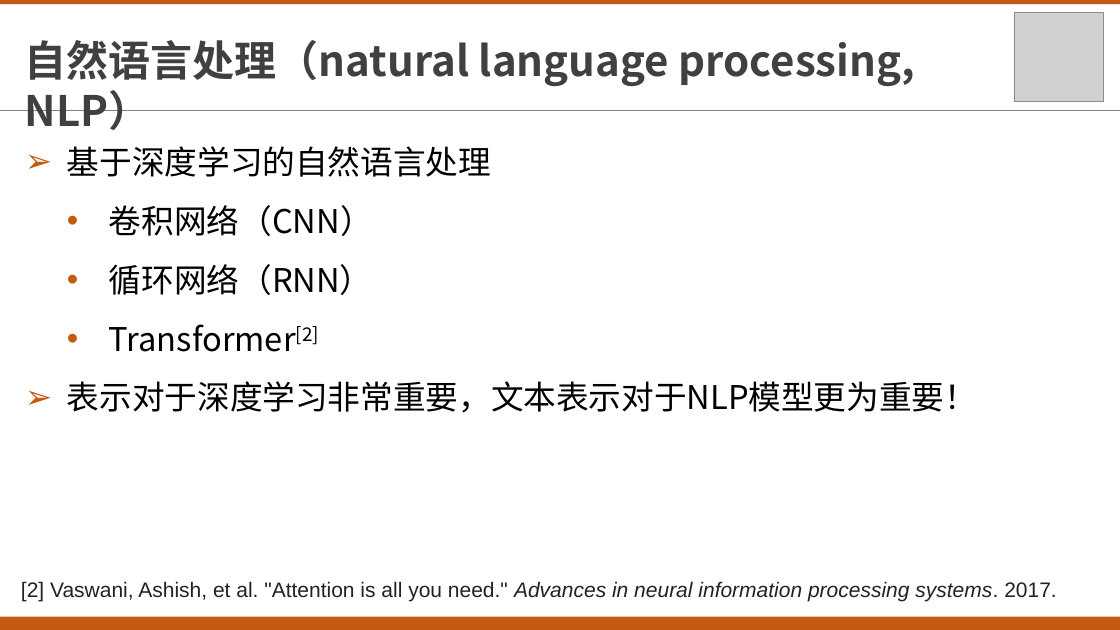
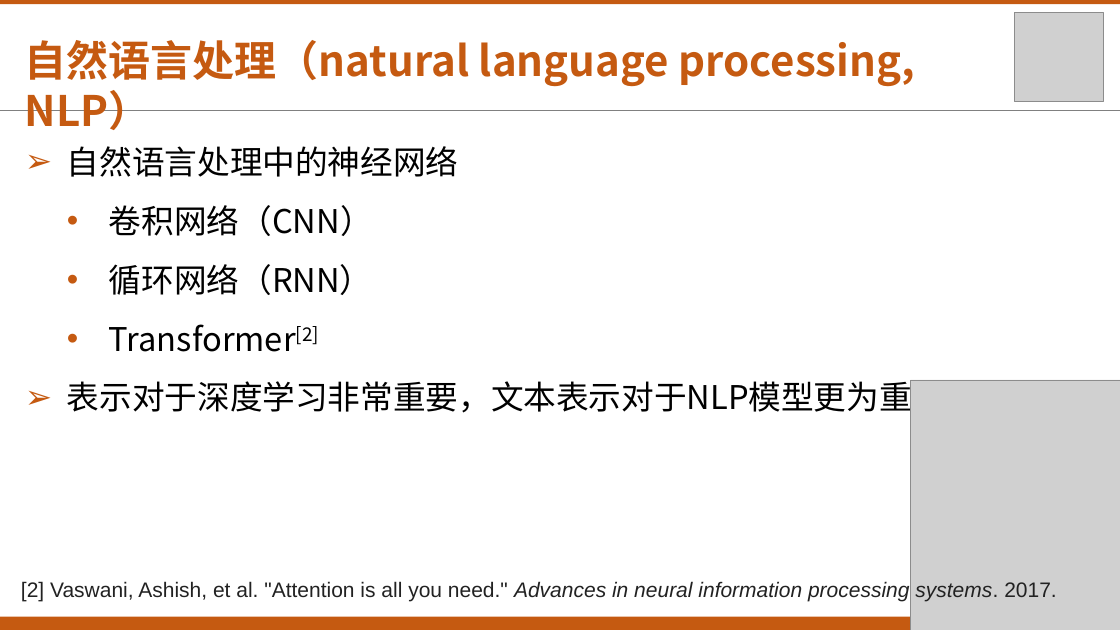
Before and after one commit to txsun1997/Bachelor-Thesis-XDU, a slide deck: slide 12 of materials/毕业设计答辩.pptx (slide 11 before the commit). Drawn at 1120x630 pixels with LibreOffice and Linux fonts; fonts in the diff are those of the drawing; grey boxes stand for pictures. Boxes give left, top, right and bottom in pixels: in the first picture for what was removed or moved away, otherwise in the second. Text is boxed around its words. In the diff, an @@ line names an element or a change of style, - is before the commit and + after.

```diff
--- a/materials/毕业设计答辩.pptx
+++ b/materials/毕业设计答辩.pptx
@@ text "自然语言处理（natural language processing, NLP）" at [25, 40, 915, 87]: text colour #404040 to #C55A11 @@
@@ text at [67, 146, 458, 177]: text changed @@
-➢ 基于深度学习的自然语言处理
+➢ 自然语言处理中的神经网络
@@ picture added at [911, 380, 1120, 630] @@
```
Also in this commit, not shown: 27 other slides changed, 2 slides added, 1 slide removed, 2 other files.
